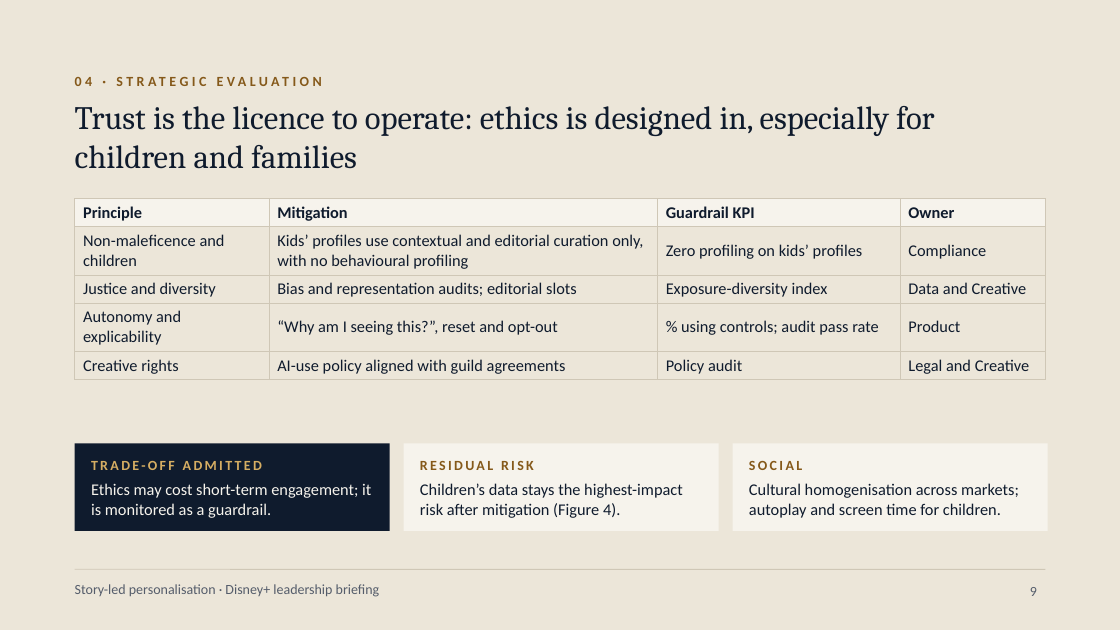
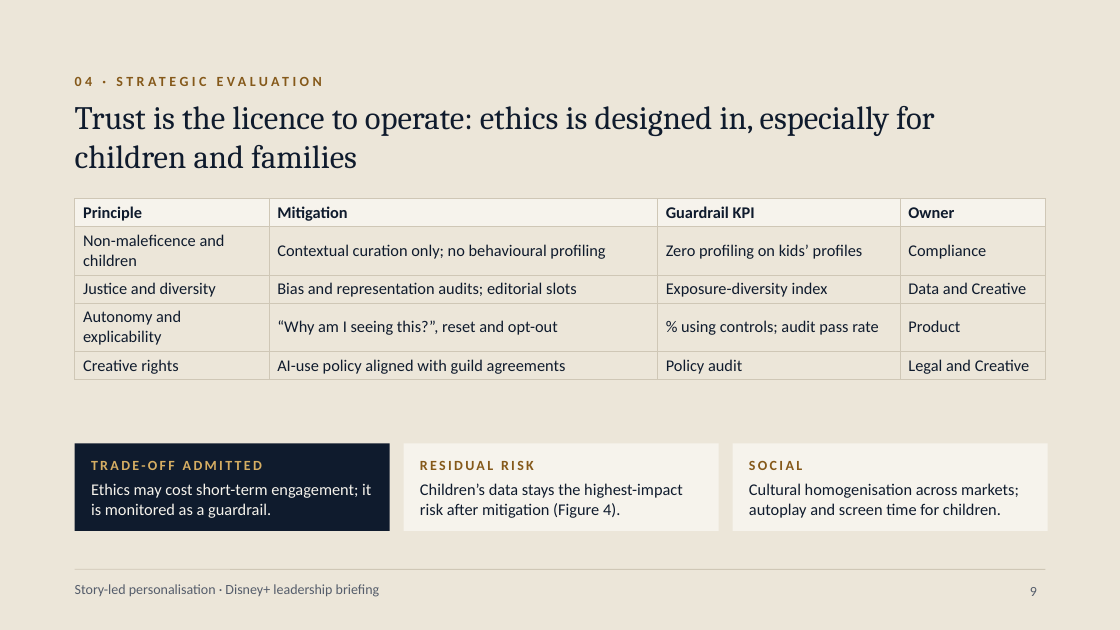
Before and after one commit to karanrg22-svg/skill, a slide deck: slide 9 of output/A_Corporate_Editorial.pptx. Drawn at 1120x630 pixels with LibreOffice and Linux fonts; fonts in the diff are those of the drawing. Boxes give left, top, right and bottom in pixels: in the first picture for what was removed or moved away, otherwise in the second. Text is boxed around its words. In the diff, an @@ line names an element or a change of style, - is before the commit and + after.

```diff
--- a/output/A_Corporate_Editorial.pptx
+++ b/output/A_Corporate_Editorial.pptx
@@ table at [75, 198, 1045, 378] @@
-row 2, column 2: Kids’ profiles use contextual and editorial curation only, with no behavioural profiling
+row 2, column 2: Contextual curation only; no behavioural profiling
```
Also in this commit, not shown: 7 other slides changed, 3 slides added, 1 other file.
